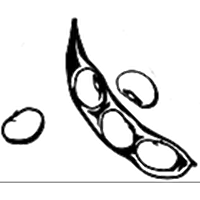
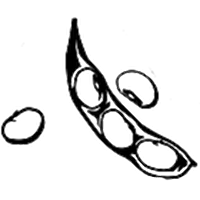
Comparing the layer stacks of the two 200x200 images. Changes:
painted on "Background" over [0, 174, 200, 183]
